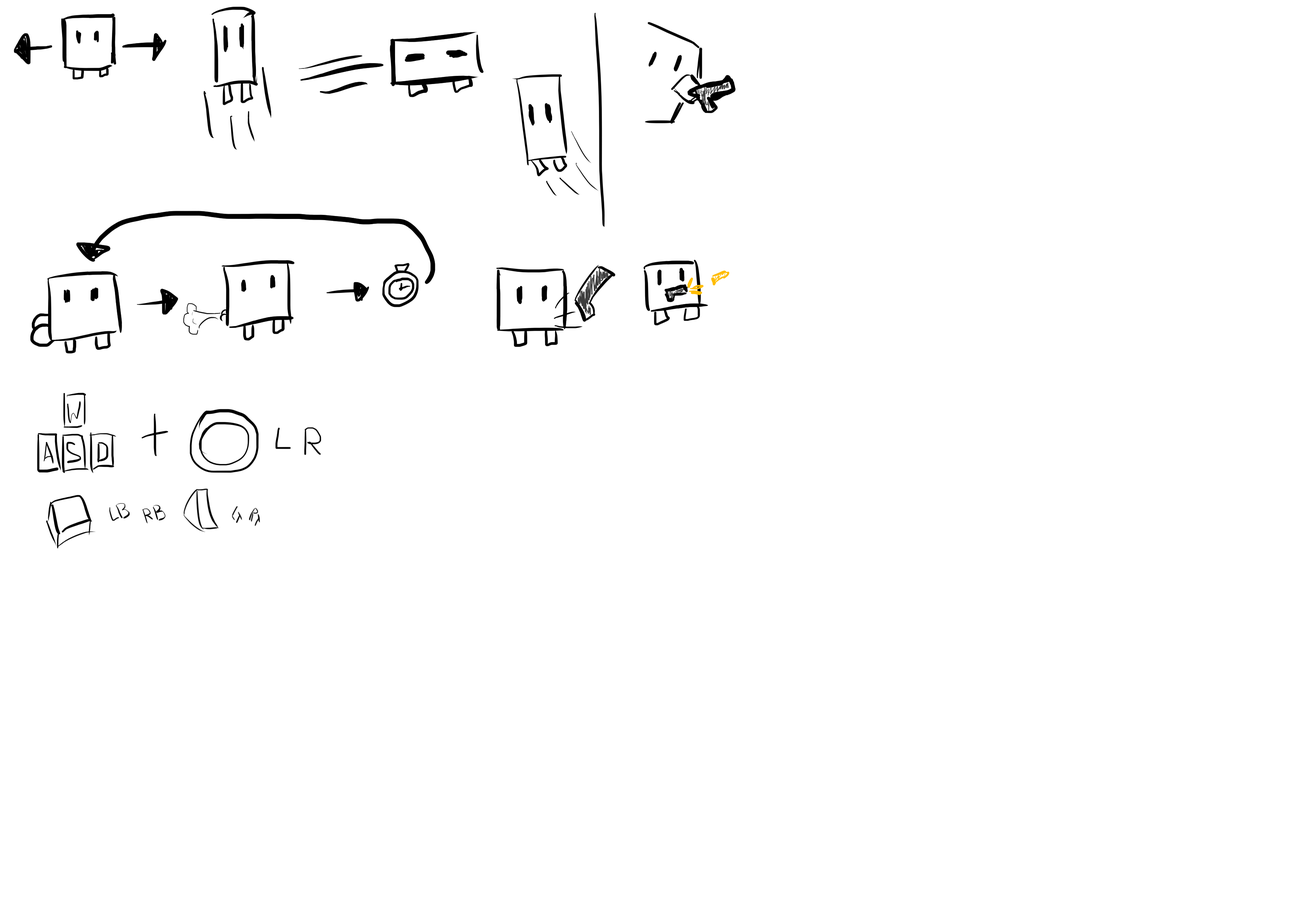
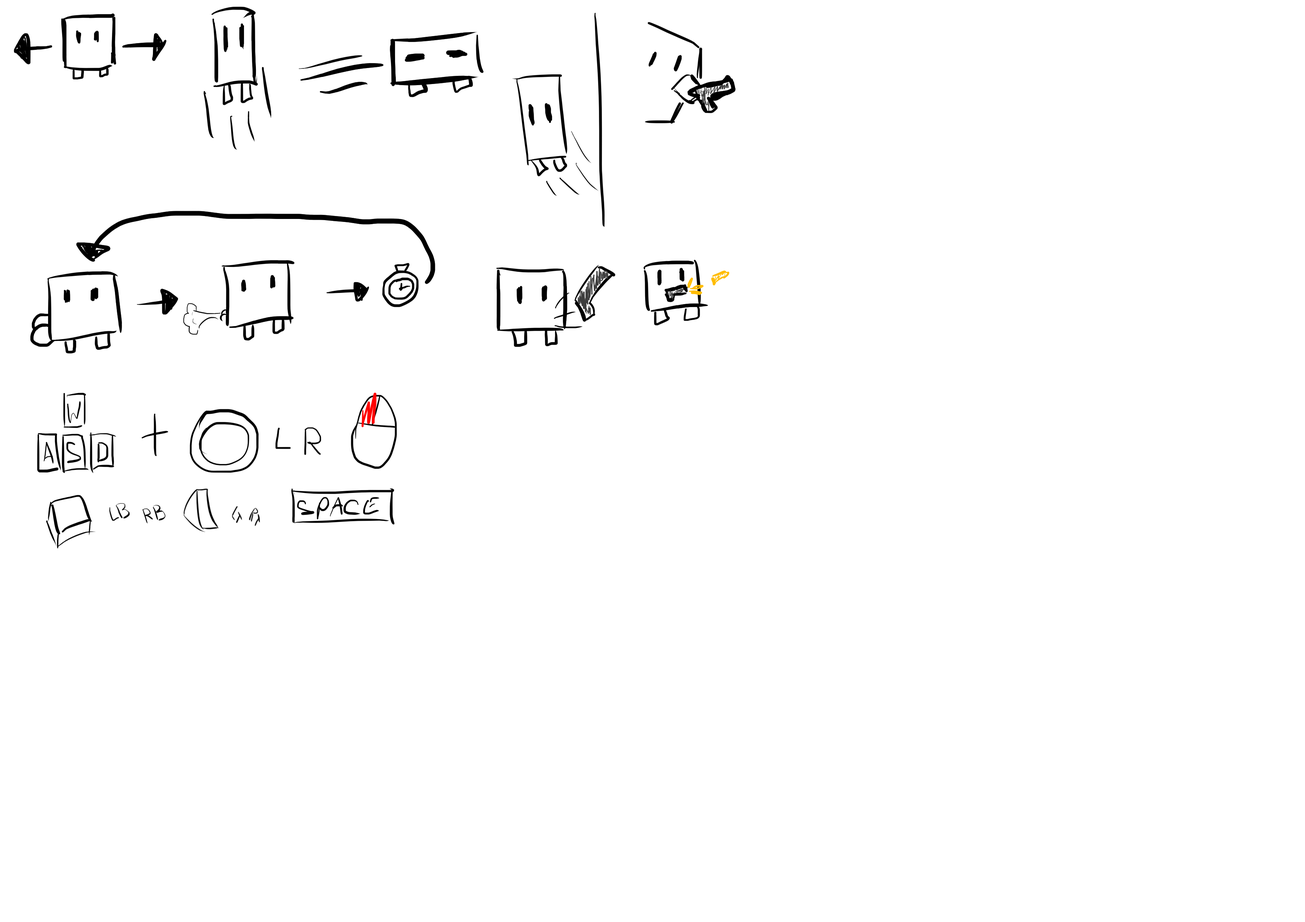
Comparing the layer stacks of the two 1305px x 922px images. Changes:
pixels changed over [290, 392, 397, 525] (layer not identified)
